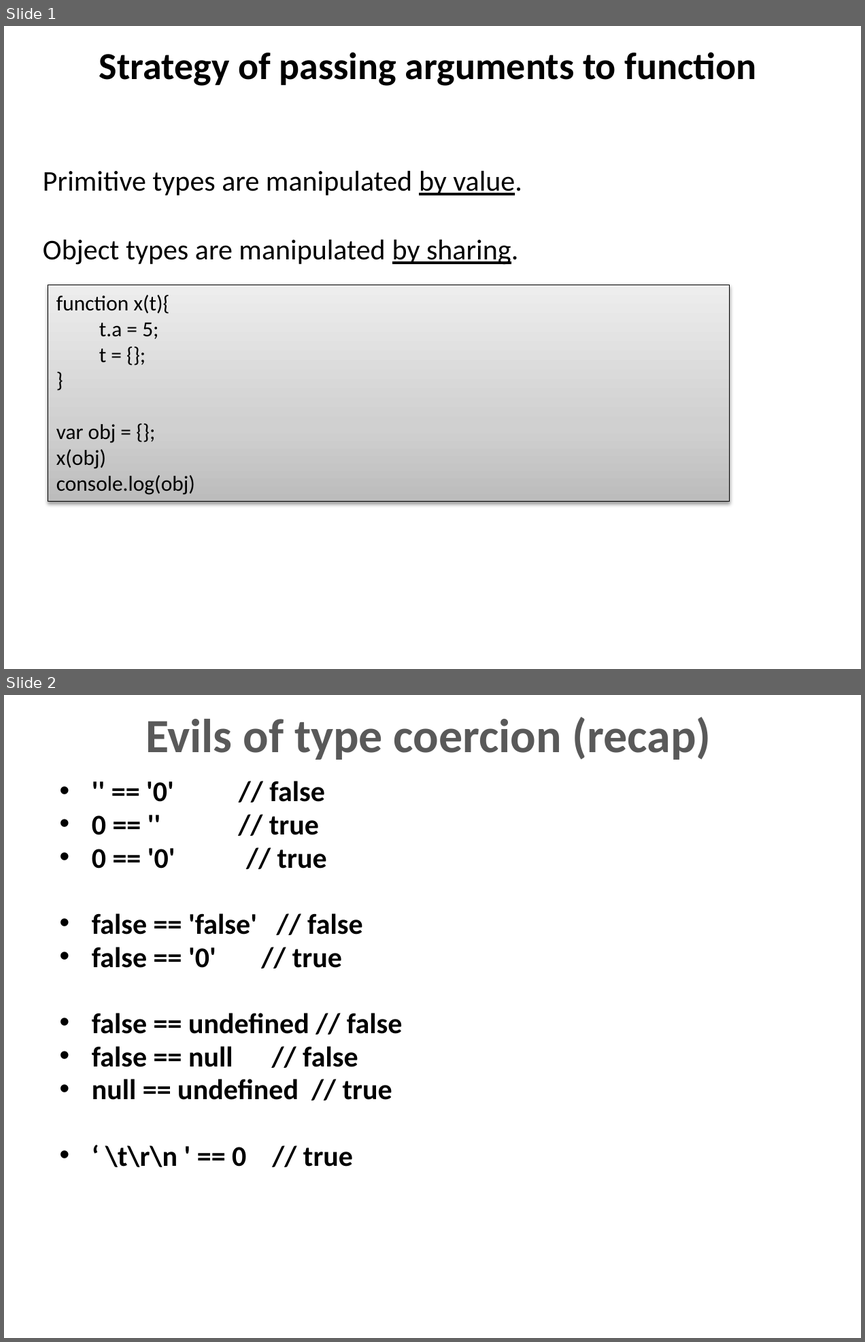
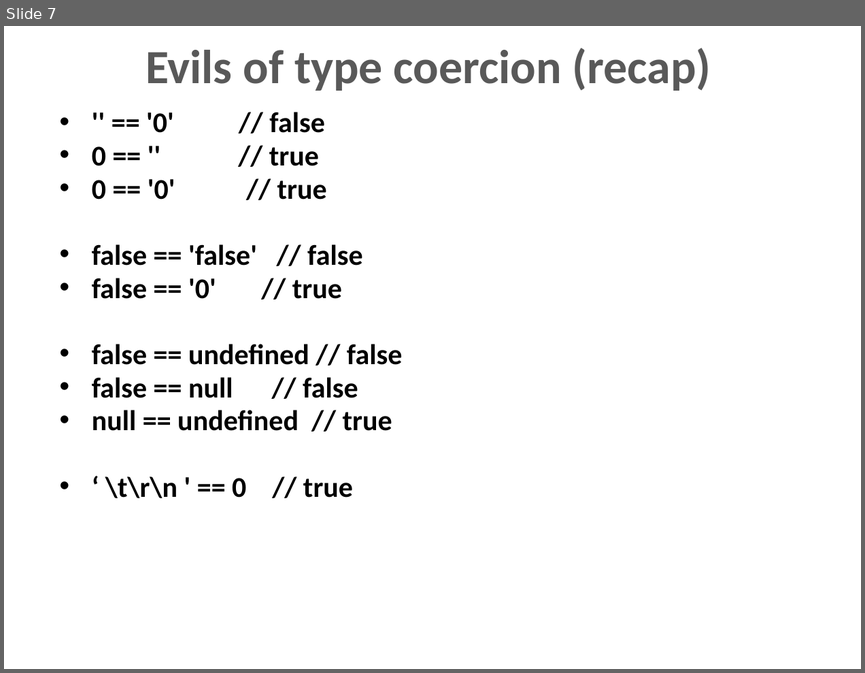
Before and after one commit to dzmitry-varabei/front-end-course, a slide deck: js-data-types/Data_types.pptx. Shown one above the other, each under a label of ours: slides 1 and 2 before the commit, slide 7 after it. The pictures are 865x1342 and 865x673 pixels, drawn with LibreOffice and Linux fonts; fonts in the diff are those of the drawing. Boxes give left, top, right and bottom in pixels: in the first picture for what was removed or moved away, otherwise in the second. Text is boxed around its words. In the diff, an @@ line names an element or a change of style, - is before the commit and + after.

```diff
--- a/js-data-types/Data_types.pptx
+++ b/js-data-types/Data_types.pptx
@@ slide 1 removed at box(4, 26, 861, 669), background #FFFFFF @@
@@ title removed at box(99, 52, 757, 86) @@
-Strategy of passing arguments to function
@@ text removed at box(43, 170, 522, 265) @@
-Primitive types are manipulated by value.
-Object types are manipulated by sharing.
@@ rectangle removed at box(48, 285, 729, 501) @@
-function x(t){
-  t.a = 5;
-  t = {};
-}
-var obj = {};
-x(obj)
-console.log(obj)
@@ what was slide 2 is now slide 7 @@
```
Also in this commit, not shown: 1 slide changed, 6 slides added, 4 other slides removed, 6 other files.
